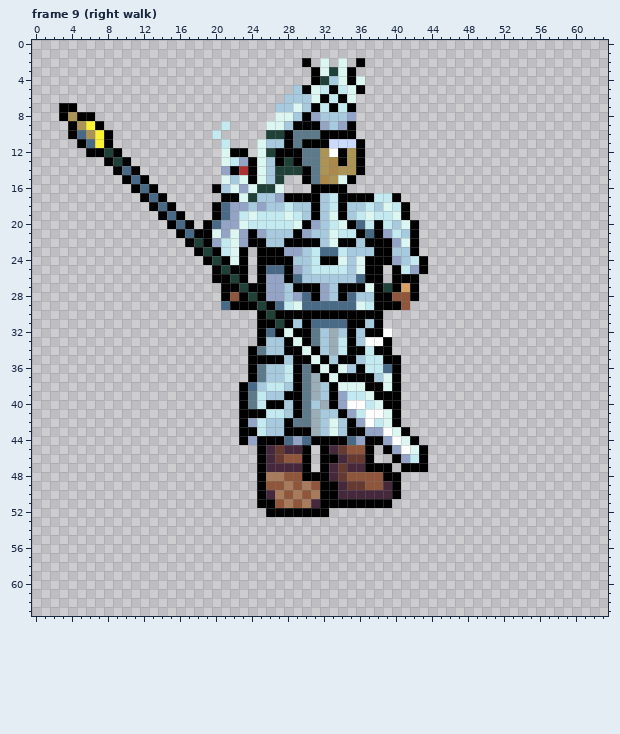
One commit to this pixel-art file: Assets/Resources/Characters/赵云/zhaoyun.aseprite. The picture above is the old version.
64x64 pixels, 16 frames. Colours within 5 levels of each other are drawn and written as one. Shown: frame 9 (right walk). The commit also changed other frames, which this record leaves out.
The same view after the edit:
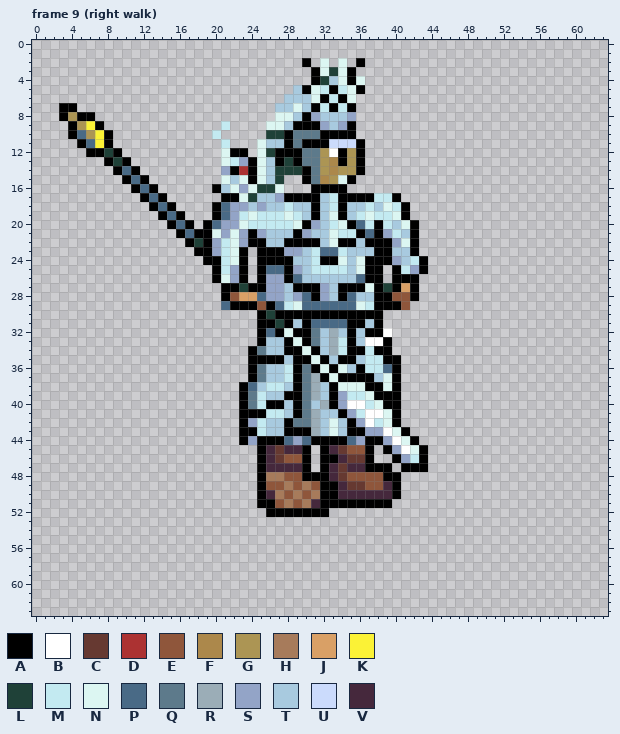
Palette (. is transparent): A #000000  B #ffffff  C #663931  D #ac3232  E #8f563b  F #ac884b  G #ac9554  H #a77b5b  J #d9a066  K #fbf236  L #1f4138  M #c3eaf1  N #dcf6f2  P #496a86  Q #5d7a8b  R #9badb7  S #93a4c7  T #a8cadf  U #cbdbfc  V #45283c
From old to new:
{"change": "layer \"weapon\" now shown"}
{"change": "layer \"weapon front\" now hidden"}
{"where": "frame 9 (right walk)"}
{"frame":9,"y":23,"x":19,"old":"LA","new":"AS"}
{"frame":9,"y":24,"x":20,"old":"LA","new":"AM"}
{"frame":9,"y":25,"x":21,"old":"LA","new":"MS"}
{"frame":9,"y":26,"x":21,"old":"AL","new":"NS"}
{"frame":9,"y":28,"x":23,"old":"ALA","new":"JJP"}
{"frame":9,"y":29,"x":25,"old":"L","new":"E"}
